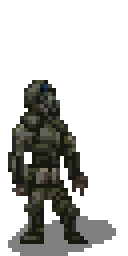
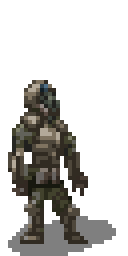
Layers edited between the first and the second w=128, h=256 image:
painted on "armour" over [8, 80, 88, 244]
